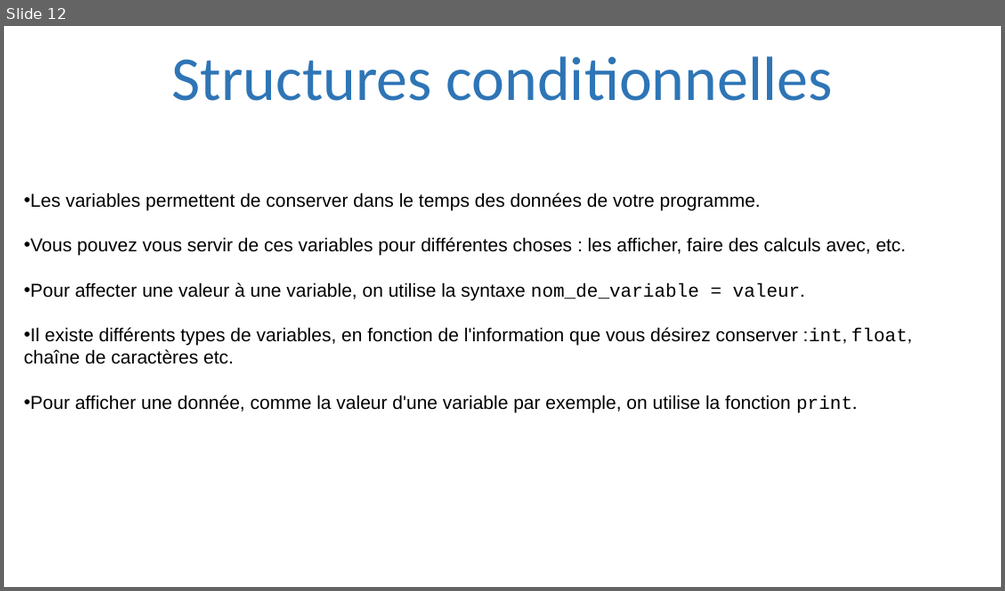
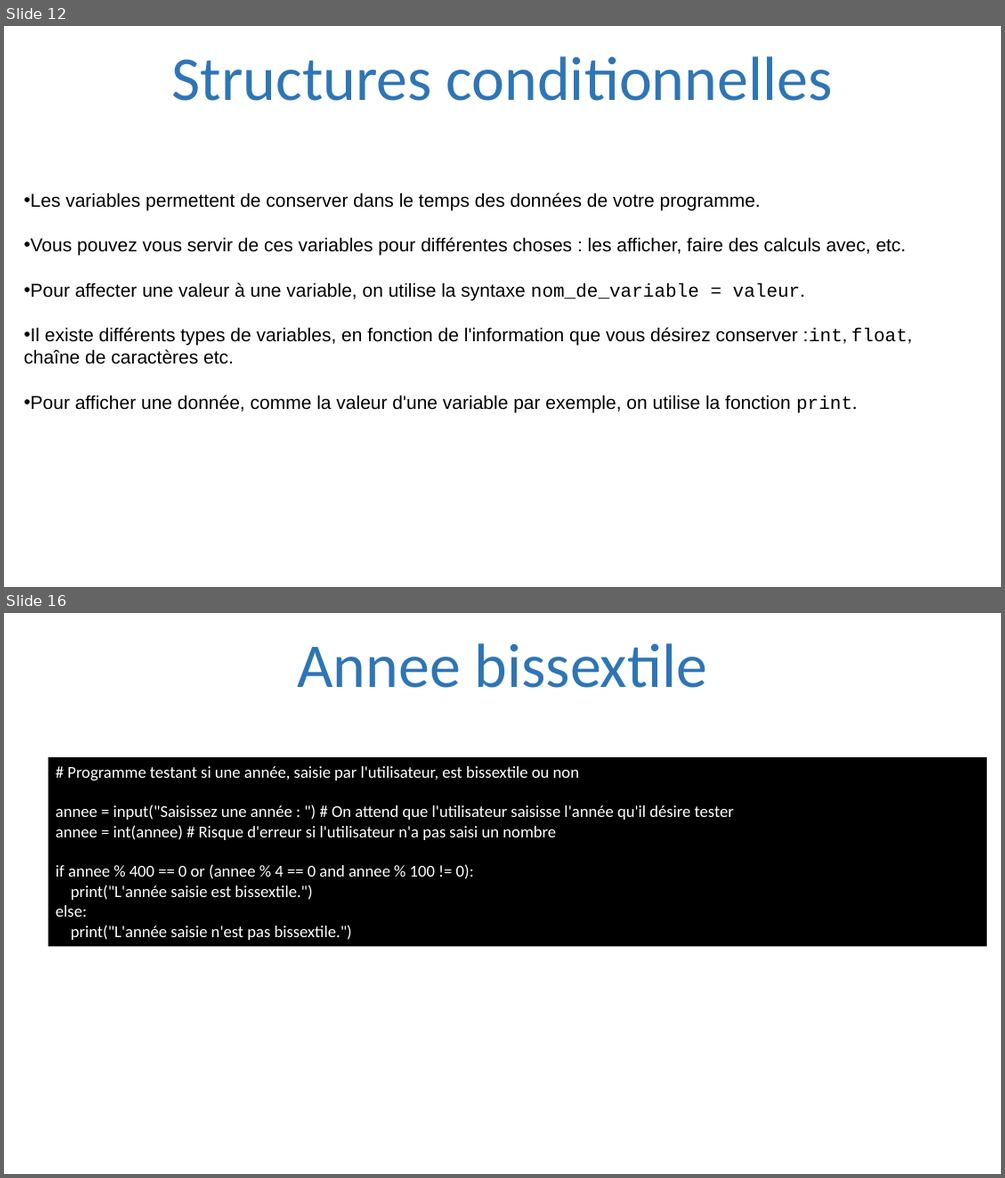
Before and after one commit to julienPalleau/PythonDoc, a slide deck: Python-resume.pptx. Shown one above the other, each under a label of ours: slide 12 before the commit, slides 12 and 16 after it; the slides between them are not shown. The pictures are 1005x591 and 1005x1178 pixels, drawn with LibreOffice and Linux fonts; fonts in the diff are those of the drawing. Boxes give left, top, right and bottom in pixels: in the first picture for what was removed or moved away, otherwise in the second. Text is boxed around its words. In the diff, an @@ line names an element or a change of style, - is before the commit and + after.

```diff
--- a/Python-resume.pptx
+++ b/Python-resume.pptx
@@ slide 16 added at [4, 613, 1001, 1174], background #FFFFFF @@
@@ title added at [297, 643, 708, 688], 60 pt, text #2E75B6 @@
+Annee bissextile
@@ rectangle added at [48, 757, 987, 946], fill #000000, 16 pt, text #FFFFFF @@
+# Programme testant si une année, saisie par l'utilisateur, est bissextile ou non
+annee = input("Saisissez une année : ") # On attend que l'utilisateur saisisse l'année qu'il désire tester
+annee = int(annee) # Risque d'erreur si l'utilisateur n'a pas saisi un nombre
+if annee % 400 == 0 or (annee % 4 == 0 and annee % 100 != 0):
+print("L'année saisie est bissextile.")
+else:
+print("L'année saisie n'est pas bissextile.")
```
Also in this commit, not shown: 1 slide changed, 18 other slides added.
